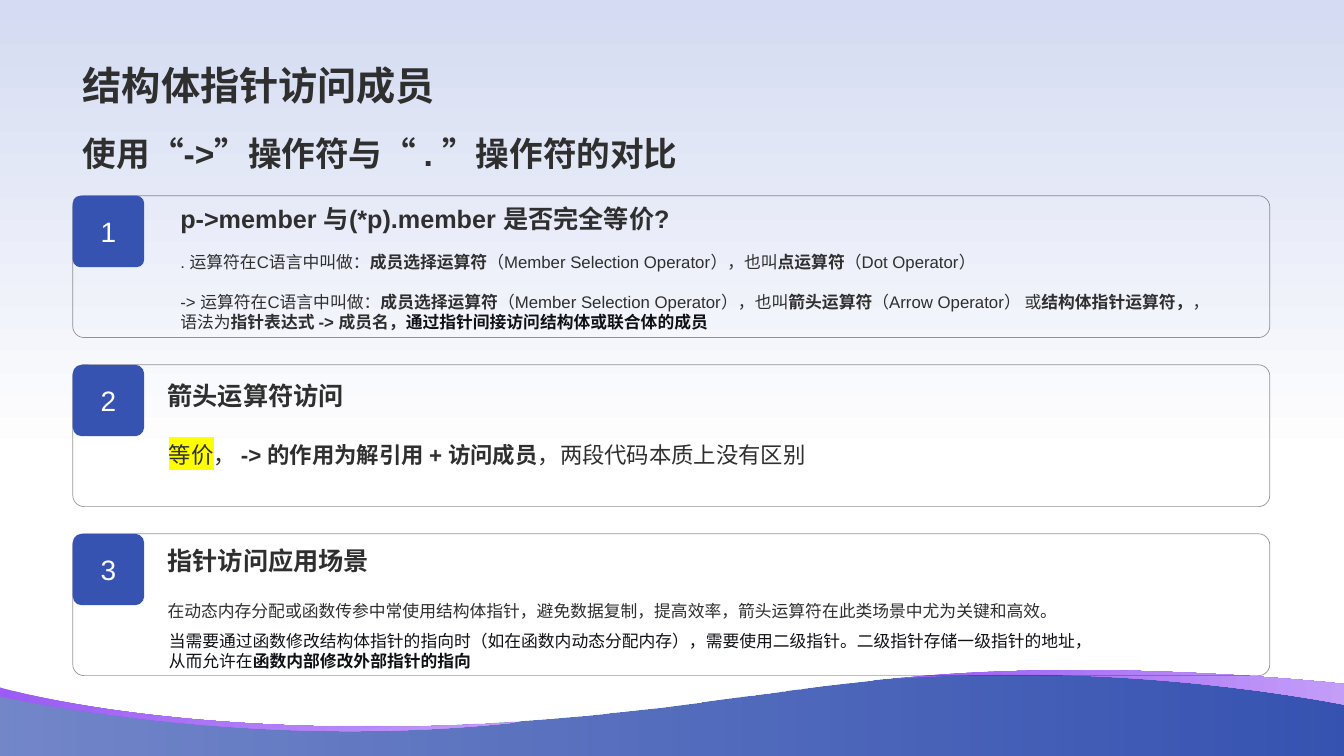
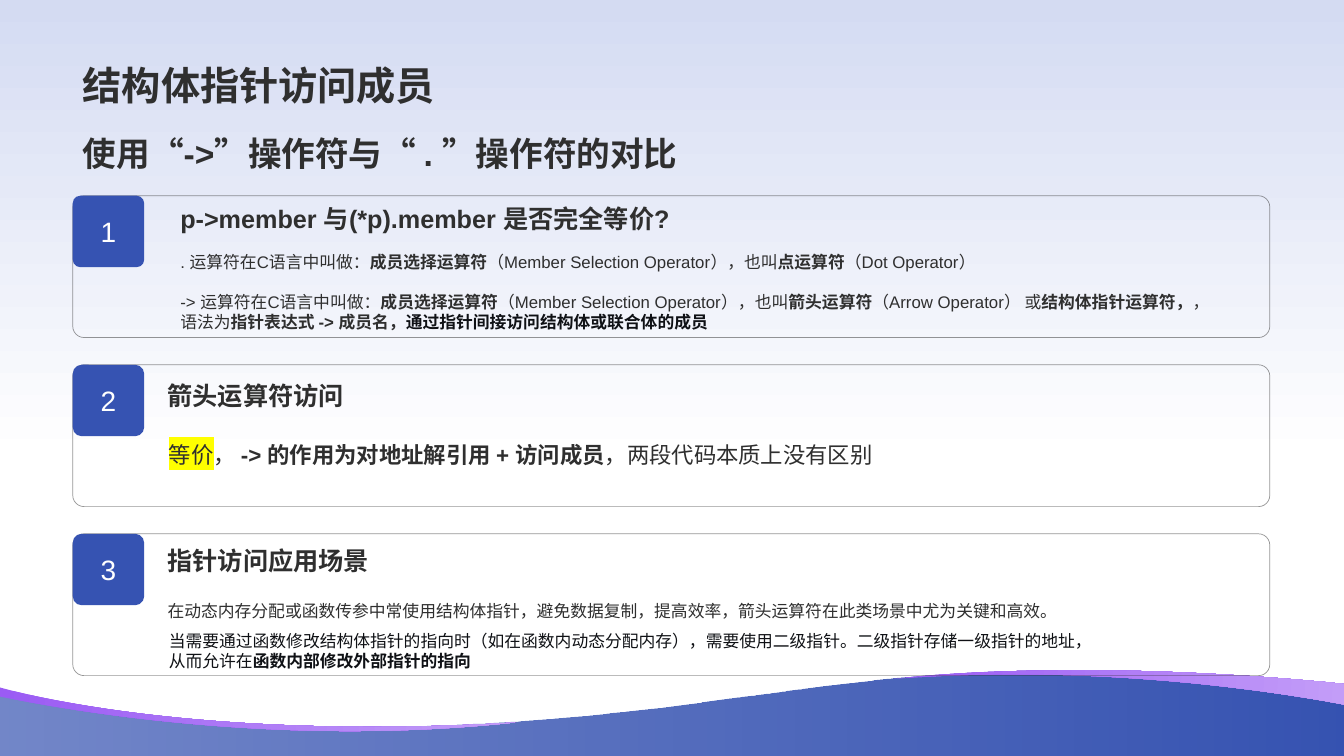
Before and after one commit to cnn-1701/c_code_private_note, a slide deck: slide 2 of 结构体专题讨论/专题5-9/结构体成员访问.pptx. Drawn at 1344x756 pixels with LibreOffice and Linux fonts; fonts in the diff are those of the drawing. Boxes give left, top, right and bottom in pixels: in the first picture for what was removed or moved away, otherwise in the second. Text is boxed around its words. In the diff, an @@ line names an element or a change of style, - is before the commit and + after.

```diff
--- a/结构体专题讨论/专题5-9/结构体成员访问.pptx
+++ b/结构体专题讨论/专题5-9/结构体成员访问.pptx
@@ text at <box>169,440,872,468</box>: text changed; bold on @@
-等价， -> 的作用为解引用 + 访问成员，两段代码本质上没有区别
+等价， -> 的作用为对地址解引用 + 访问成员，两段代码本质上没有区别
```
Also in this commit, not shown: 1 other slide changed, 1 other file.
